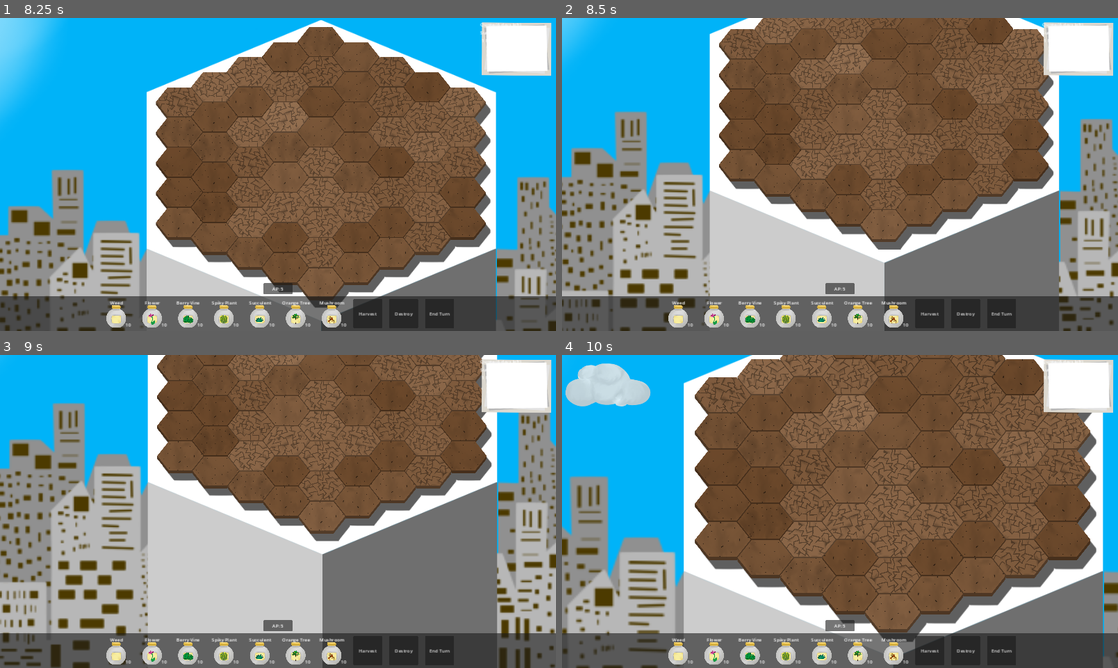
Above: before the commit, frames 1-4 (two rows, left to right).
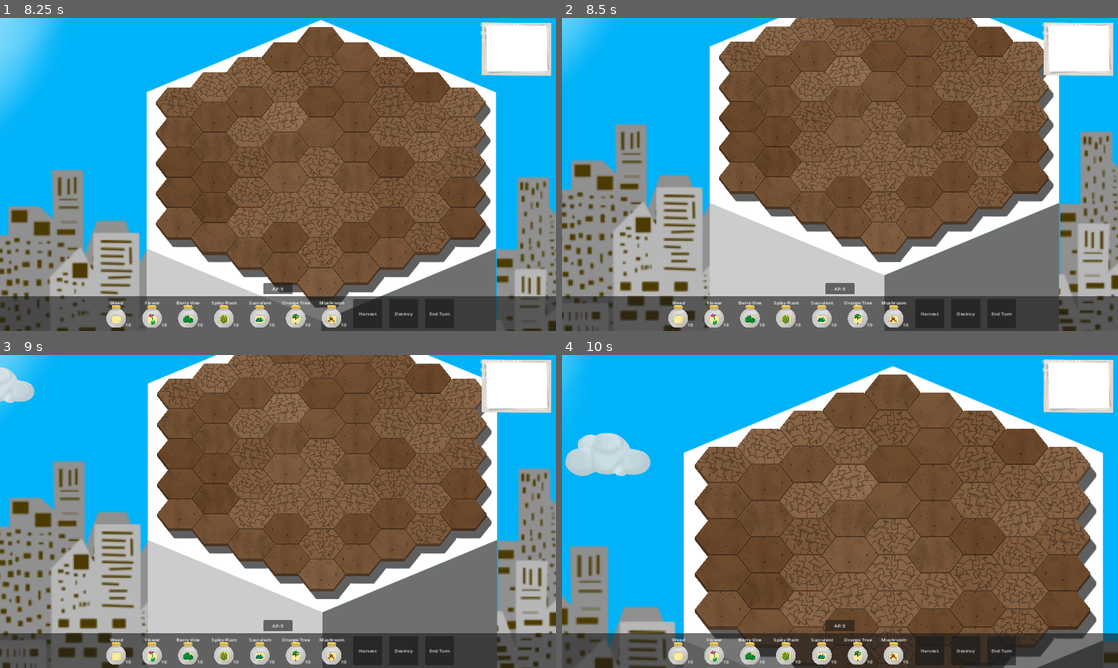
Above: after the commit, the same moments.

Repository: CiaranWoodward/LD54
Game: Godot game, scene res://Level.tscn
The game is run twice, just before and just after one commit, with the same random seed, the same clock (stepped at 60 frames per second) and the same inputs. The engine's default icon, where the game draws it, is replaced by a stand-in: a white triangle on a blue panel in a dark square.
Inputs (mouse positions are in pixels of both pictures, inside the frame that each line leads up to):
- Up to frame 1 (8.25 s): move the mouse to (400, 158) at 0.52 s; hold Right (ui_right) 0.53-1.25 s; click (400, 158) at 0.6 s; drag from (166, 190) to (250, 237) at 1.27 s; click (116, 312) at 2.02 s; click "Harvest" at 2.75 s; click "Destroy" at 3.5 s; click "End Turn" at 4.25 s; move the mouse to (333, 105) at 5.02 s; hold Right (ui_right) 5.03-5.75 s; hold Mouse wheel up (zoom_out) 5.03-5.75 s; drag from (250, 237) to (111, 127) at 5.77 s; move the mouse to (444, 221) at 6.52 s; hold Left (ui_left) 6.53-7.25 s; hold Mouse wheel down (zoom_in) 6.53-7.25 s; drag from (111, 127) to (194, 96) at 7.27 s; tap Enter at 8 s; move the mouse to (305, 174) at 8.02 s; hold Down (ui_down) from 8.03 s (still down); click (305, 174) at 8.1 s
- Up to frame 2 (8.5 s): keep holding Down (ui_down)
- Up to frame 3 (9 s): release Down (ui_down) at 8.75 s; drag from (194, 433) to (166, 527) at 8.77 s
- Up to frame 4 (10 s): move the mouse to (962, 495) at 9.52 s; hold Up (ui_up) from 9.53 s (still down); hold Mouse wheel up (zoom_out) from 9.53 s (still down)

Frame 1 is identical in both runs. In frame 2, 27% of the frame differs, in the area x 0-100%, y 0-100%; in frame 3, 42%; in frame 4, 49%.

Commit message:
Fix bugs in the sun & cursor harvest actions

Diff:
--- a/Level.tscn
+++ b/Level.tscn
@@ -102,7 +102,6 @@
 
 [sub_resource type="Animation" id="Animation_qj57s"]
 resource_name = "DayCycle"
-loop_mode = 1
 tracks/0/type = "value"
 tracks/0/imported = false
 tracks/0/enabled = true
@@ -486,7 +485,7 @@
 
 [node name="PlayerCam" type="Camera2D" parent="."]
 script = ExtResource("2_hoiau")
-MaxPos = Vector2(400, 400)
+MaxPos = Vector2(400, 200)
 
 [node name="HUD" parent="." instance=ExtResource("4_mp570")]
 
--- a/UI/Cursor.gd
+++ b/UI/Cursor.gd
@@ -97,7 +97,7 @@
 		Global.ActionType.HARVEST:
 			if !is_instance_valid(_current_tile.child_plant):
 				return
-			if !_current_tile.child_plant.can_harvest:
+			if !_current_tile.child_plant.can_harvest():
 				return
 			_current_tile.child_plant.harvest()
 		Global.ActionType.PLANT:
